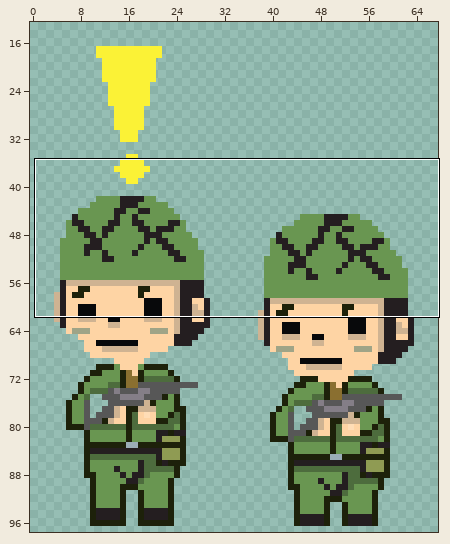
A sprite sheet gets an edit: src/assets/SpritePnjmarchandPointExclamation.png. The picture above shows the old version from afar; the outline marks the close-up.
Close-up. First the earlier version:
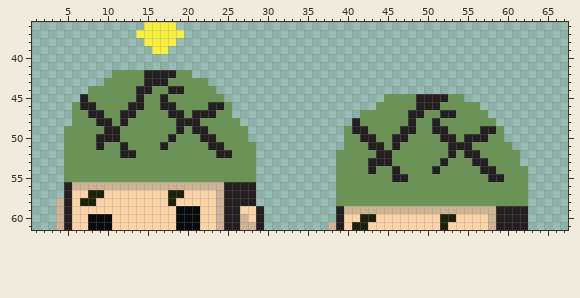
The file is 68x98 pixels. Colours within 5 levels of each other are drawn and written as one. Shown: x 1..67, y 36..61. The wide view leaves out empty margins. The commit also changed other parts of the picture, which this record leaves out.
After:
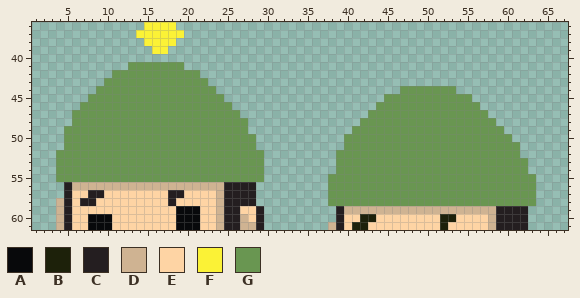
Palette (. is transparent): A #08090b  B #1d210a  C #241e20  D #cfb392  E #fed4a4  F #fbf236  G #699651
Difference:
Colour B becomes colour C in row 57 at x 8 to 9 and 18 to 19; in row 58 at x 7 to 8 and 18.
The author put colour G in row 41 at x 13 to 19; in row 42 at x 21; in row 44 at x 47 to 53; in row 45 at x 55; in row 47 at x 26; in row 48 at x 27.
The author put colour G in row 50 at x 28 and 60; in row 51 at x 61; in row 52 at x 4 and 29; in row 53 at x 4, 29 and 62; in row 54 at x 4 and 29; in row 55 at x 4, 29, 38 and 63.
The author put colour G in rows 56 to 58 at x 38 and 63.
Colour C becomes colour G in row 42 at x 15 to 18; in row 43 at x 15 to 17; in row 44 at x 14 to 15 and 18 to 19; in row 45 at x 14, 17 and 49 to 52; in row 46 at x 7 to 8, 13 to 14, 17 to 18, 23 to 24 and 49 to 51; in row 47 at x 8 to 9, 12 to 13, 18 to 19, 21 to 23, 48 to 49 and 52 to 53.
Colour C becomes colour G in row 48 at x 9 to 10, 12, 19 to 21, 48 and 51; in row 49 at x 10 to 11, 19, 21 to 22, 41 to 42, 47 to 48, 51 to 52 and 57 to 58; in row 50 at x 9 to 11, 18, 22 to 23, 42 to 43, 46 to 47, 52 to 53 and 55 to 57; in row 51 at x 9, 12, 17, 23 to 24, 43 to 44, 46 and 53 to 55; in row 52 at x 12 to 13, 24 to 25, 44 to 45, 53 and 55 to 56; in row 53 at x 43 to 45, 52 and 56 to 57.
Colour C becomes colour G in row 54 at x 43, 46, 51 and 57 to 58; in row 55 at x 46 to 47 and 58 to 59.
The edit erases colour C in row 45 at x 7; in row 48 at x 41.
The edit erases colour G in row 44 at x 8; in row 46 at x 6; in row 47 at x 42; in row 49 at x 40.
Changed places in both close-ups, as pixel boxes (x1, y1, x2, y2):
changed: (56, 62, 264, 206)
changed: (344, 86, 536, 206)
added: (328, 174, 336, 206)
